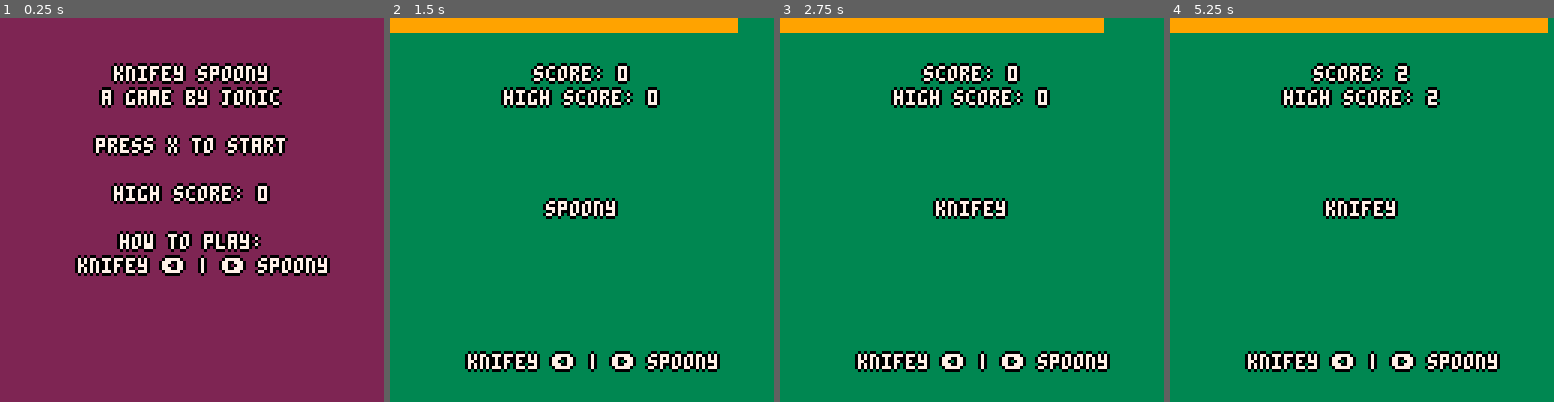
Above: before the commit, frames 1-4 (left to right).
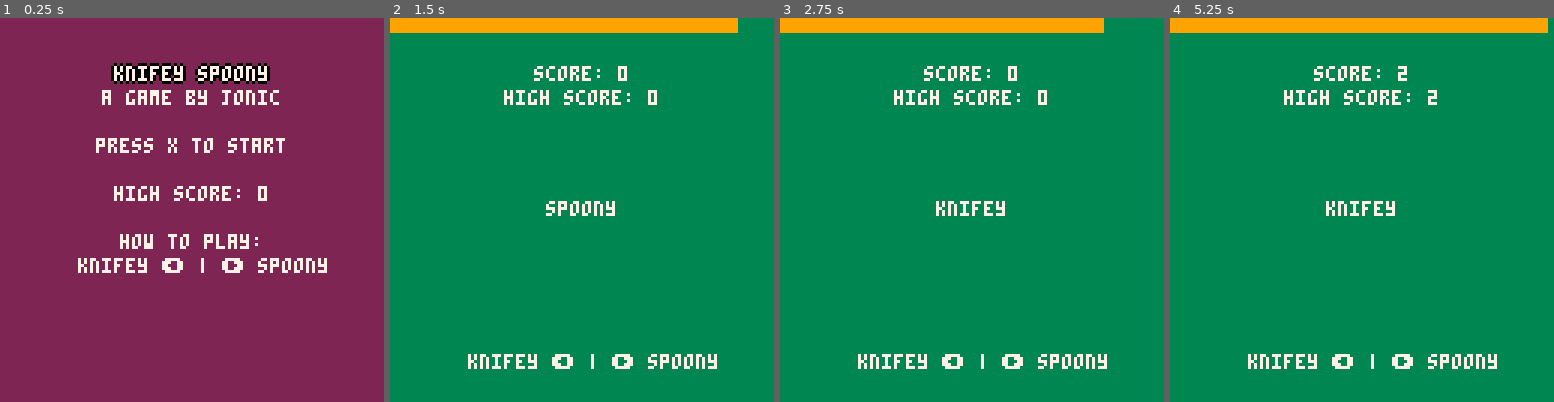
Above: after the commit, the same moments.

Repository: Jonic/knifey-spoony
Game: PICO-8 cartridge knifey-spoony.p8
Same seed, same stepped clock (60 frames per second), same inputs: the game is played once before the commit and once after it.
Inputs:
- Up to frame 1 (0.25 s): no input
- Up to frame 2 (1.5 s): tap X (X key) at 1.07 s
- Up to frame 3 (2.75 s): hold Left 1.97-2.37 s; tap X (X key) at 2.07, 2.4, 2.73 s
- Up to frame 4 (5.25 s): hold Right 2.87-3.53 s; tap X (X key) every 0.33 s from 3.07 to 5.07 s; hold Right 4.13-4.53 s; hold Left from 5.13 s (still down)

The runs differ from the first frame. In frame 1, 5.7% of the frame differs, in the area x 19-86%, y 17-68%; in frame 2, 3.6%; in frame 3, 3.7%; in frame 4, 3.7%.

Commit message:
Added optional text outlining

Diff:
--- a/knifey-spoony.p8
+++ b/knifey-spoony.p8
@@ -21,15 +21,6 @@
 
 -->8
 -- helpers
-
-function oprint(s,x,y,col,ocol)
- --print text with outline
- print(s,x-1,y,ocol)
- print(s,x+1,y,ocol)
- print(s,x,y-1,ocol)
- print(s,x,y+1,ocol)
- print(s,x,y,col)
-end
 
 function table_has_key(table, key)
   return table[key] ~= nil
@@ -69,13 +60,27 @@
     return self[key]
   end,
 
-  output = function(self, str, y, color)
-    x = self:center(str)
-    oprint(str, x, y, color, 0)
-  end,
-
-  show = function(self, key, y, color)
-    self:output(self:get(key), y, color)
+  outline = function(self, str, x, y, color, outline)
+    print(str, x - 1, y, outline)
+    print(str, x + 1, y, outline)
+    print(str, x, y - 1, outline)
+    print(str, x, y + 1, outline)
+    print(str, x, y,     color)
+  end,
+
+  output = function(self, str, y, color, outline)
+    outline = outline or nil
+    x       = self:center(str)
+
+    if (outline != nil) then
+      return self:outline(str, x, y, color, outline)
+    end
+
+    print(str, x, y, color)
+  end,
+
+  show = function(self, key, y, color, outline)
+    self:output(self:get(key), y, color, outline)
   end
 }
 
@@ -203,7 +208,7 @@
 
       rectfill(0, 0, 128, 128, 2)
 
-      text:show('title',           16, 7)
+      text:show('title',           16, 7, 0)
       text:show('about',           24, 7)
       text:show('start_game',      40, 7)
       text:output(high_score_text, 56, 7)
